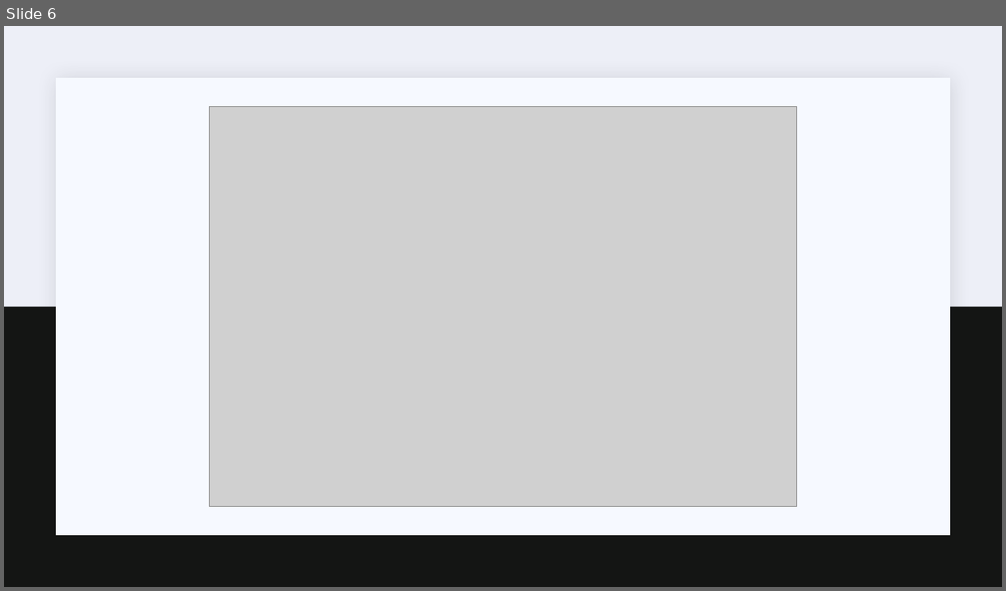
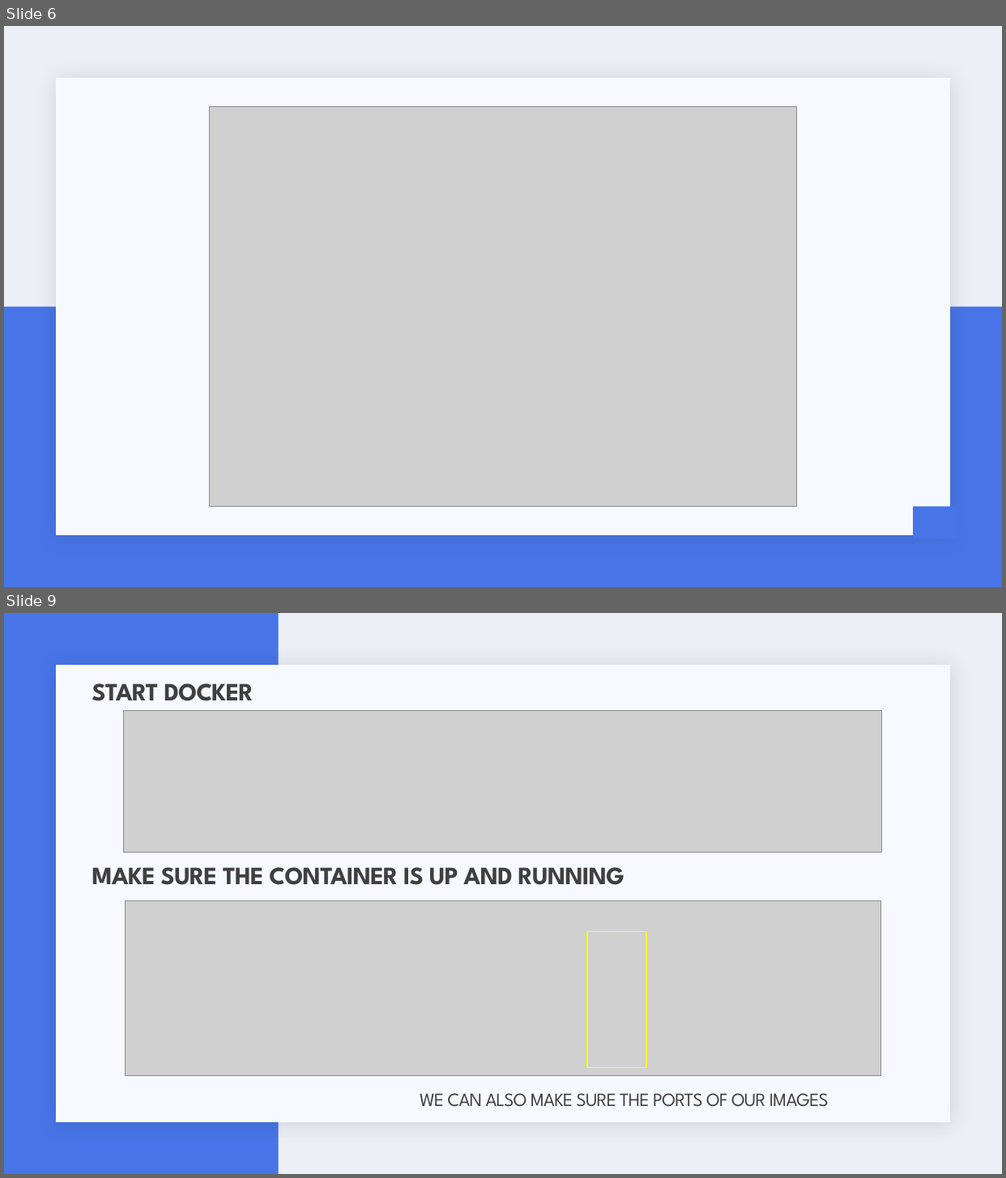
Before and after one commit to ranjith-ofcl/kafka_data_streaming, a slide deck: documents/about_project.pptx. Shown one above the other, each under a label of ours: slide 6 before the commit, slides 6 and 9 after it; the slides between them are not shown. The pictures are 1006x591 and 1006x1178 pixels, drawn with LibreOffice and Linux fonts; fonts in the diff are those of the drawing; grey boxes stand for pictures. Boxes give left, top, right and bottom in pixels: in the first picture for what was removed or moved away, otherwise in the second. Text is boxed around its words. In the diff, an @@ line names an element or a change of style, - is before the commit and + after.

```diff
--- a/documents/about_project.pptx
+++ b/documents/about_project.pptx
@@ slide 9 added at bbox=[4, 613, 1002, 1174], background #EDEFF7; not listed: 1 template element that a slide beside it also shows @@
@@ rectangle added at bbox=[4, 613, 278, 1174], fill #4775E7 @@
@@ title added at bbox=[92, 683, 253, 701], 24 pt, text #404040, bold @@
+START DOCKER
@@ picture added at bbox=[124, 710, 882, 853] @@
@@ text added at bbox=[92, 867, 624, 885], 24 pt, text #404040, bold @@
+MAKE SURE THE CONTAINER IS UP AND RUNNING
@@ picture added at bbox=[125, 901, 880, 1077] @@
@@ rectangle added at bbox=[587, 932, 646, 1068], outline #FFFF00 1.25 pt @@
@@ text added at bbox=[420, 1093, 829, 1107], 18 pt, text #404040 @@
+WE CAN ALSO MAKE SURE THE PORTS OF OUR IMAGES
@@ slide 6 changed as well @@
@@ rectangle at bbox=[4, 307, 1002, 587]: fill #141514 to #4775E7 @@
@@ rectangle added at bbox=[914, 506, 959, 539], fill #4775E7 @@
```
Also in this commit, not shown: 6 other slides changed, 8 other slides added, 10 slides removed, 11 other files.
